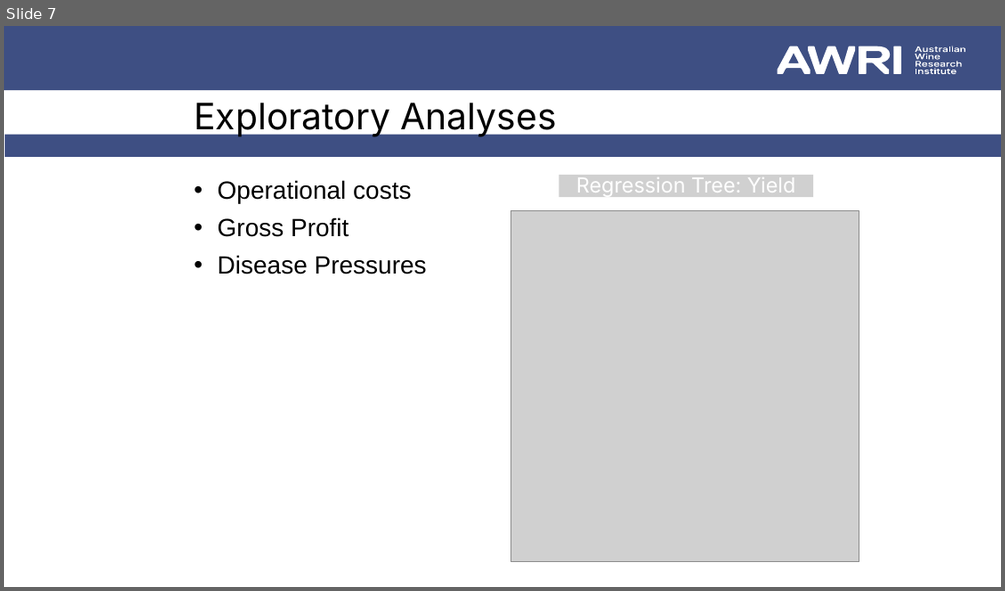
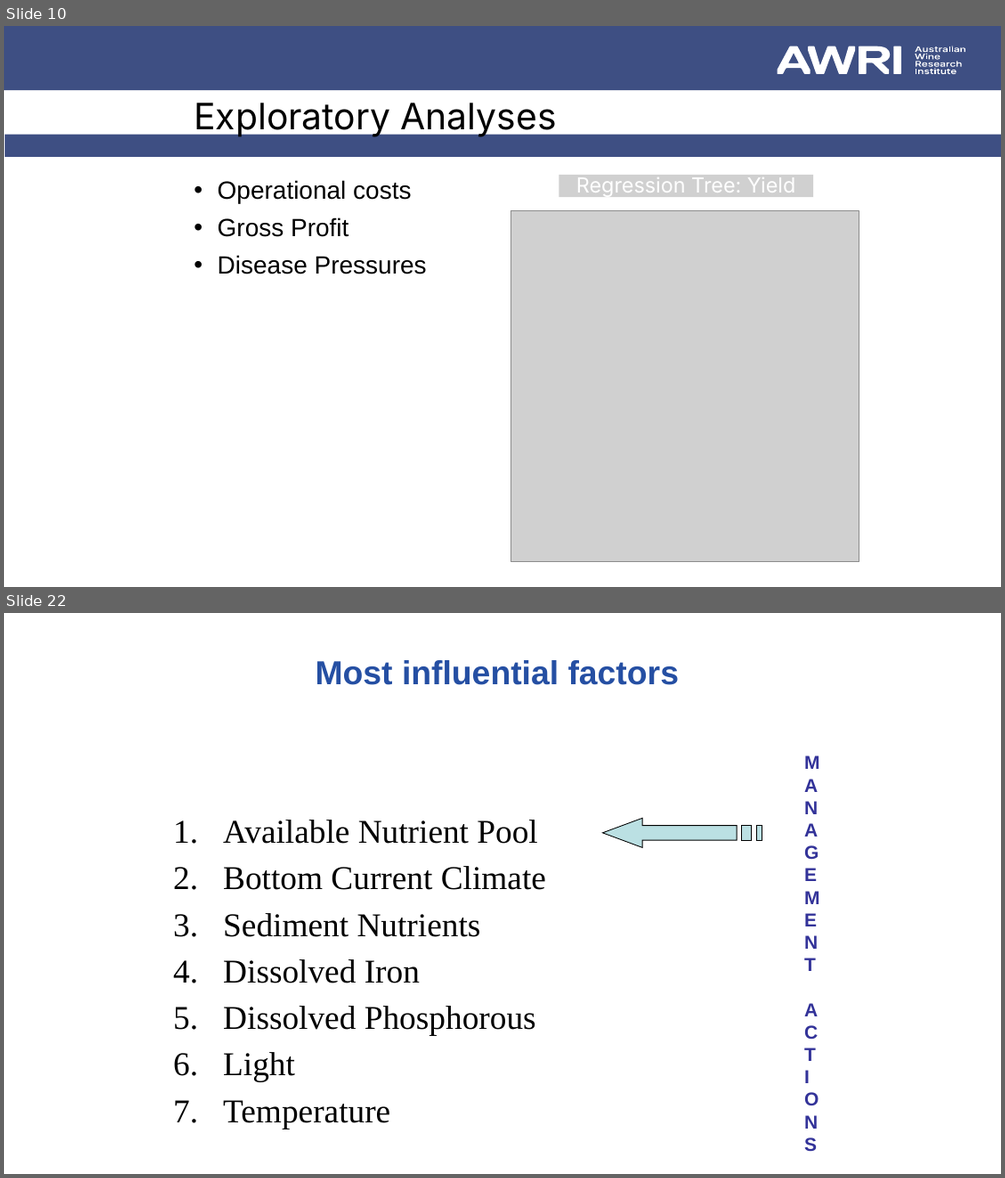
Before and after one commit to JixTheCat/Bayesian-network, a slide deck: BN Workshop 1.pptx. Shown one above the other, each under a label of ours: slide 7 before the commit, slides 10 and 22 after it; the slides between them are not shown. The pictures are 1005x591 and 1005x1178 pixels, drawn with LibreOffice and Linux fonts; fonts in the diff are those of the drawing; grey boxes stand for pictures. Boxes give left, top, right and bottom in pixels: in the first picture for what was removed or moved away, otherwise in the second. Text is boxed around its words. In the diff, an @@ line names an element or a change of style, - is before the commit and + after.

```diff
--- a/BN Workshop 1.pptx
+++ b/BN Workshop 1.pptx
@@ slide 22 added at (4, 613, 1001, 1174), background #FFFFFF @@
@@ text added at (316, 660, 679, 685), 32 pt, text #254FA3, bold @@
+Most influential factors
@@ text added at (797, 747, 826, 1159), 18 pt, text #333399, bold @@
+MANAGEMENT
+ACTIONS
@@ text added at (223, 819, 546, 1128), 32 pt, text #000000 @@
+1. Available Nutrient Pool
+2. Bottom Current Climate
+3. Sediment Nutrients
+4. Dissolved Iron
+5. Dissolved Phosphorous
+6. Light
+7. Temperature
@@ freeform shape added at (603, 818, 762, 847), fill #BBE0E3, outline #000000 0.75 pt @@
@@ what was slide 7 is now slide 10 @@
```
Also in this commit, not shown: 2 slides changed, 17 other slides added.
